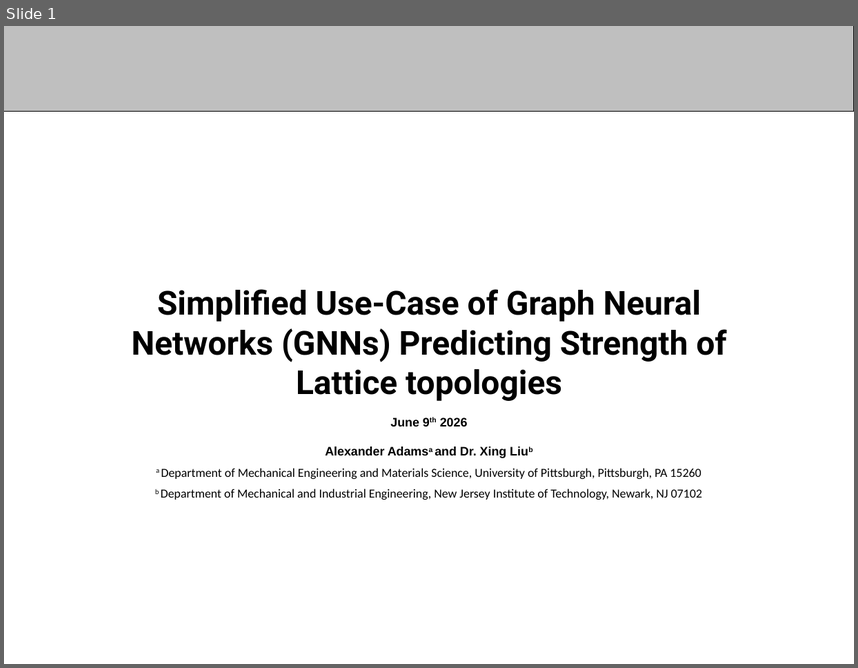
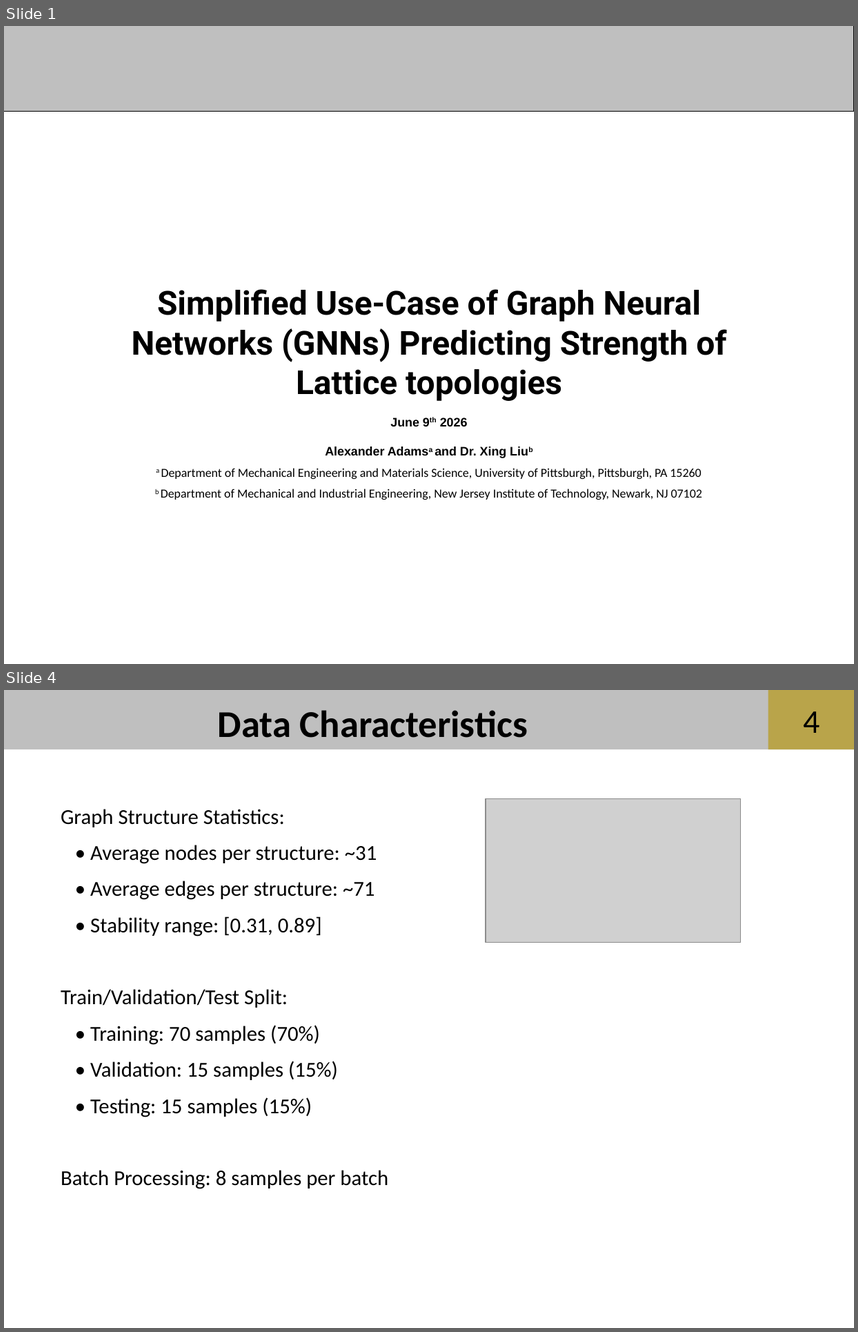
Before and after one commit to aadams2006/NSF-REU-Summer-26, a slide deck: powerpoints/6-2 REU - Copy.pptx. Shown one above the other, each under a label of ours: slide 1 before the commit, slides 1 and 4 after it; the slides between them are not shown. The pictures are 858x668 and 858x1332 pixels, drawn with LibreOffice and Linux fonts; fonts in the diff are those of the drawing; grey boxes stand for pictures; background and template pictures are left out. Boxes give left, top, right and bottom in pixels: in the first picture for what was removed or moved away, otherwise in the second. Text is boxed around its words. In the diff, an @@ line names an element or a change of style, - is before the commit and + after.

```diff
--- a/powerpoints/6-2 REU - Copy.pptx
+++ b/powerpoints/6-2 REU - Copy.pptx
@@ slide 4 added at (4,690,854,1328), background #FFFFFF; not listed: 2 template elements that a slide beside it also shows @@
@@ text added at (218,710,528,738), 32 pt, text #000000, bold @@
+Data Characteristics
@@ page number added at (803,711,820,733), 28 pt, text #000000 @@
+4
@@ text added at (61,809,388,1189), 18 pt, text #000000 @@
+Graph Structure Statistics:
+• Average nodes per structure: ~31
+• Average edges per structure: ~71
+• Stability range: [0.31, 0.89]
+Train/Validation/Test Split:
+• Training: 70 samples (70%)
+• Validation: 15 samples (15%)
+• Testing: 15 samples (15%)
+Batch Processing: 8 samples per batch
@@ picture added at (486,799,741,943) @@
```
Also in this commit, not shown: 11 other slides added, 4 slides removed.
